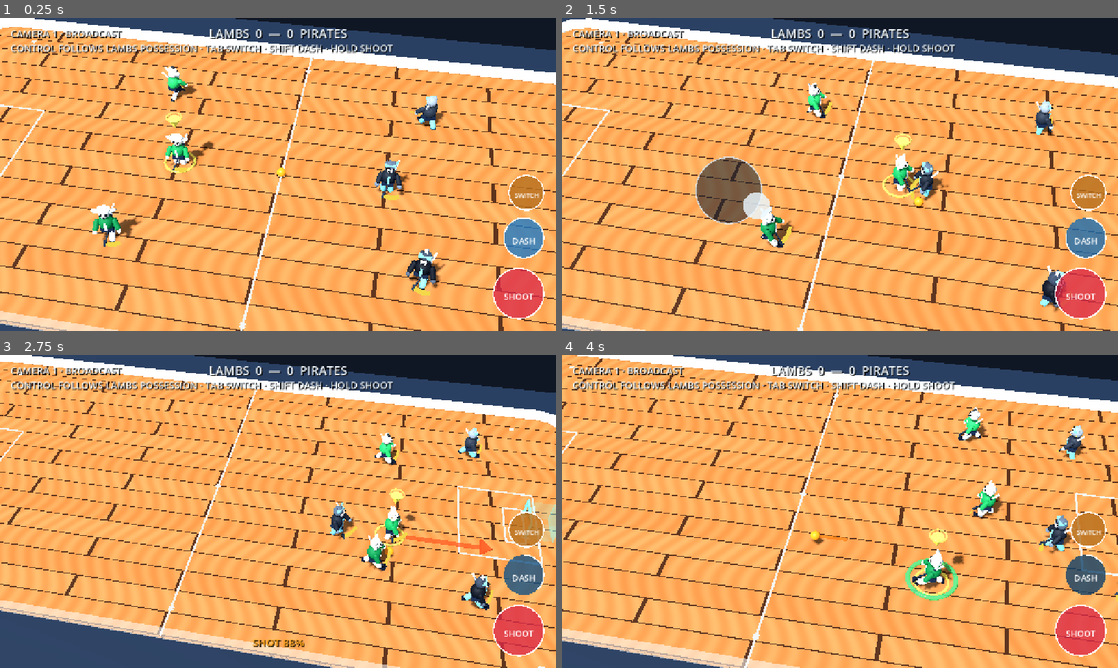
Above: before the commit, frames 1-4 (two rows, left to right).
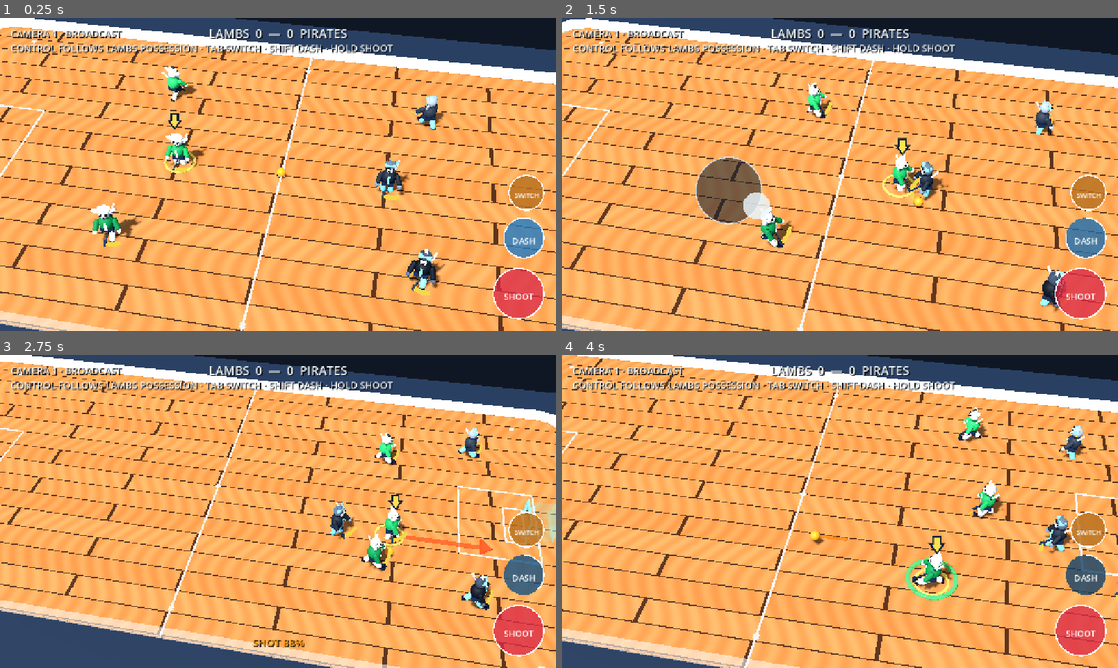
Above: after the commit, the same moments.

Repository: dylanwatsonsoftware/floorball-frenzy-3d
Game: Godot game, scene res://scenes/app/main.tscn
Same seed, same stepped clock (60 frames per second), same inputs: the game is played once before the commit and once after it.
Inputs (mouse positions are in pixels of both pictures, inside the frame that each line leads up to):
- Up to frame 1 (0.25 s): no input
- Up to frame 2 (1.5 s): tap Enter at 0.5 s; move the mouse to (962, 158) at 0.52 s; hold D (move_right) 0.53-1.25 s; tap Shift (dash) at 0.6 s; click (962, 158) at 0.67 s; drag from (728, 190) to (812, 237) at 1.27 s
- Up to frame 3 (2.75 s): move the mouse to (333, 442) at 2.02 s; hold D (move_right) from 2.03 s (still down); hold Space (shoot) from 2.03 s (still down); tap Shift (dash) at 2.3 s
- Up to frame 4 (4 s): release D (move_right) at 2.75 s; release Space (shoot) at 2.75 s; drag from (812, 574) to (673, 464) at 2.77 s; move the mouse to (1006, 558) at 3.52 s; hold A (move_left) from 3.53 s (still down); tap 1 at 3.6 s; tap Shift (dash) at 3.8 s

The runs differ from the first frame. In frame 1, 0.1% of the frame differs, in the area x 29-39%, y 30-43%; in frame 2, 0.1%; in frame 3, 0.2%; in frame 4, 0.2%, in the area x 65-73%, y 55-68%.

Commit message:
feat: use 2d active player arrow

Diff:
--- a/scripts/presentation/active_player_marker.gd
+++ b/scripts/presentation/active_player_marker.gd
@@ -16,4 +16,3 @@
 	visible = actor.has_method("is_human_controlled") and bool(actor.call("is_human_controlled"))
 	if visible:
 		position.y = BASE_HEIGHT + sin(Time.get_ticks_msec() * 0.001 * BOB_SPEED + _phase) * BOB_DISTANCE
-		rotation.y = Time.get_ticks_msec() * 0.0007
--- a/scripts/presentation/greybox_arena.gd
+++ b/scripts/presentation/greybox_arena.gd
@@ -490,27 +490,29 @@
 	marker.name = "PlayerMarker"
 	marker.set_script(load("res://scripts/presentation/active_player_marker.gd"))
 	parent.add_child(marker)
-	var pointer := MeshInstance3D.new()
-	pointer.name = "Pointer"
-	var cone := CylinderMesh.new()
-	cone.top_radius = 0.28
-	cone.bottom_radius = 0.0
-	cone.height = 0.58
-	cone.radial_segments = 14
-	pointer.mesh = cone
-	pointer.material_override = _material(Color("ffe24f"), 0.25, Color("ffd83d"))
-	marker.add_child(pointer)
-	var halo := MeshInstance3D.new()
-	halo.name = "Halo"
-	var ring := TorusMesh.new()
-	ring.inner_radius = 0.3
-	ring.outer_radius = 0.38
-	ring.rings = 20
-	ring.ring_segments = 8
-	halo.mesh = ring
-	halo.position.y = 0.36
-	halo.material_override = _material(Color(1.0, 0.9, 0.3, 0.82), 0.2, Color("ffd83d"))
-	marker.add_child(halo)
+	var arrow := Sprite3D.new()
+	arrow.name = "Arrow2D"
+	arrow.texture = _make_player_arrow_texture()
+	arrow.pixel_size = 0.009
+	arrow.billboard = BaseMaterial3D.BILLBOARD_ENABLED
+	arrow.no_depth_test = true
+	arrow.render_priority = 10
+	marker.add_child(arrow)
+
+
+func _make_player_arrow_texture() -> ImageTexture:
+	var image := Image.create(96, 96, false, Image.FORMAT_RGBA8)
+	var outline := Color("172238")
+	var fill := Color("ffe24f")
+	for y in 96:
+		for x in 96:
+			var outer_body := x >= 27 and x <= 68 and y >= 5 and y <= 47
+			var outer_head := y >= 38 and y <= 89 and absf(float(x - 48)) <= float(89 - y) * 0.78
+			var inner_body := x >= 35 and x <= 60 and y >= 13 and y <= 48
+			var inner_head := y >= 45 and y <= 79 and absf(float(x - 48)) <= float(80 - y) * 0.62
+			if outer_body or outer_head:
+				image.set_pixel(x, y, fill if inner_body or inner_head else outline)
+	return ImageTexture.create_from_image(image)
 
 
 func _add_control_ring(parent: Node3D) -> void:
--- /dev/null
+++ b/tests/active_player_marker_test.gd
@@ -0,0 +1,39 @@
+extends SceneTree
+
+
+func _init() -> void:
+	call_deferred("run_test")
+
+
+func run_test() -> void:
+	var packed := load("res://scenes/app/main.tscn") as PackedScene
+	var scene := packed.instantiate()
+	root.add_child(scene)
+	await process_frame
+	var players: Array = scene.get_node("Arena").call("get_team_players", &"red")
+	if players.size() != 3:
+		fail("The active-player marker contract requires all three controllable Lambs")
+		return
+	for player in players:
+		var marker := player.get_node_or_null("PlayerMarker") as Node3D
+		if marker == null:
+			fail("Every field player needs an active-player marker anchor; %s has %s" % [player.name, player.get_children().map(func(child: Node) -> String: return child.name)])
+			return
+		var arrow := marker.get_node_or_null("Arrow2D") as Sprite3D
+		if arrow == null:
+			fail("The controlled-player arrow must be a flat 2D sprite, not 3D geometry")
+			return
+		if arrow.billboard != BaseMaterial3D.BILLBOARD_ENABLED or arrow.texture == null:
+			fail("The 2D player arrow must remain screen-facing and textured")
+			return
+		for child in marker.get_children():
+			if child is MeshInstance3D:
+				fail("The marker must not contain a 3D cone or halo")
+				return
+	print("Active-player arrows are flat, screen-facing 2D sprites.")
+	quit(0)
+
+
+func fail(message: String) -> void:
+	push_error(message)
+	quit(1)
Not shown, added: tests/active_player_marker_test.gd.uid
